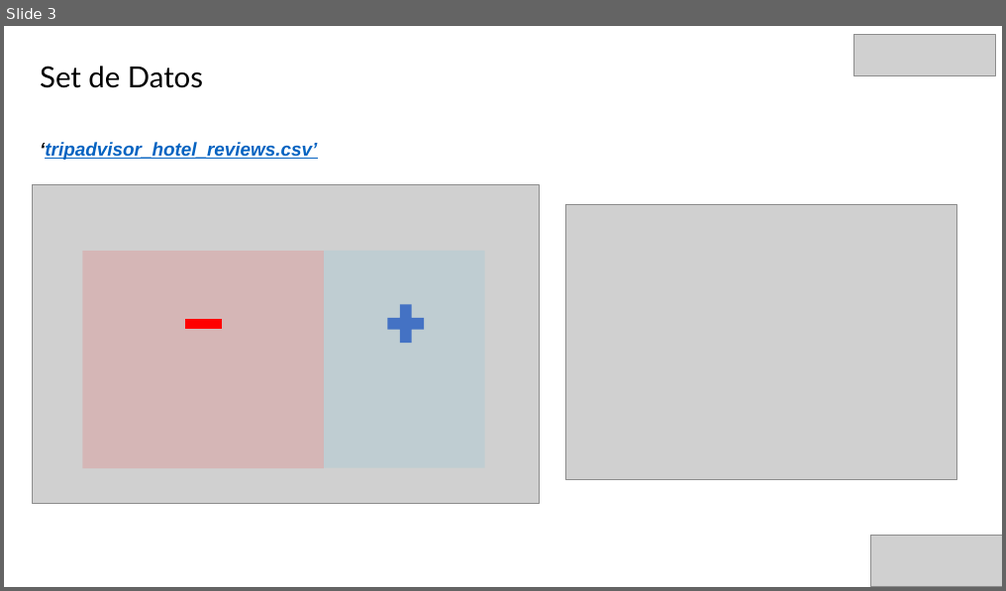
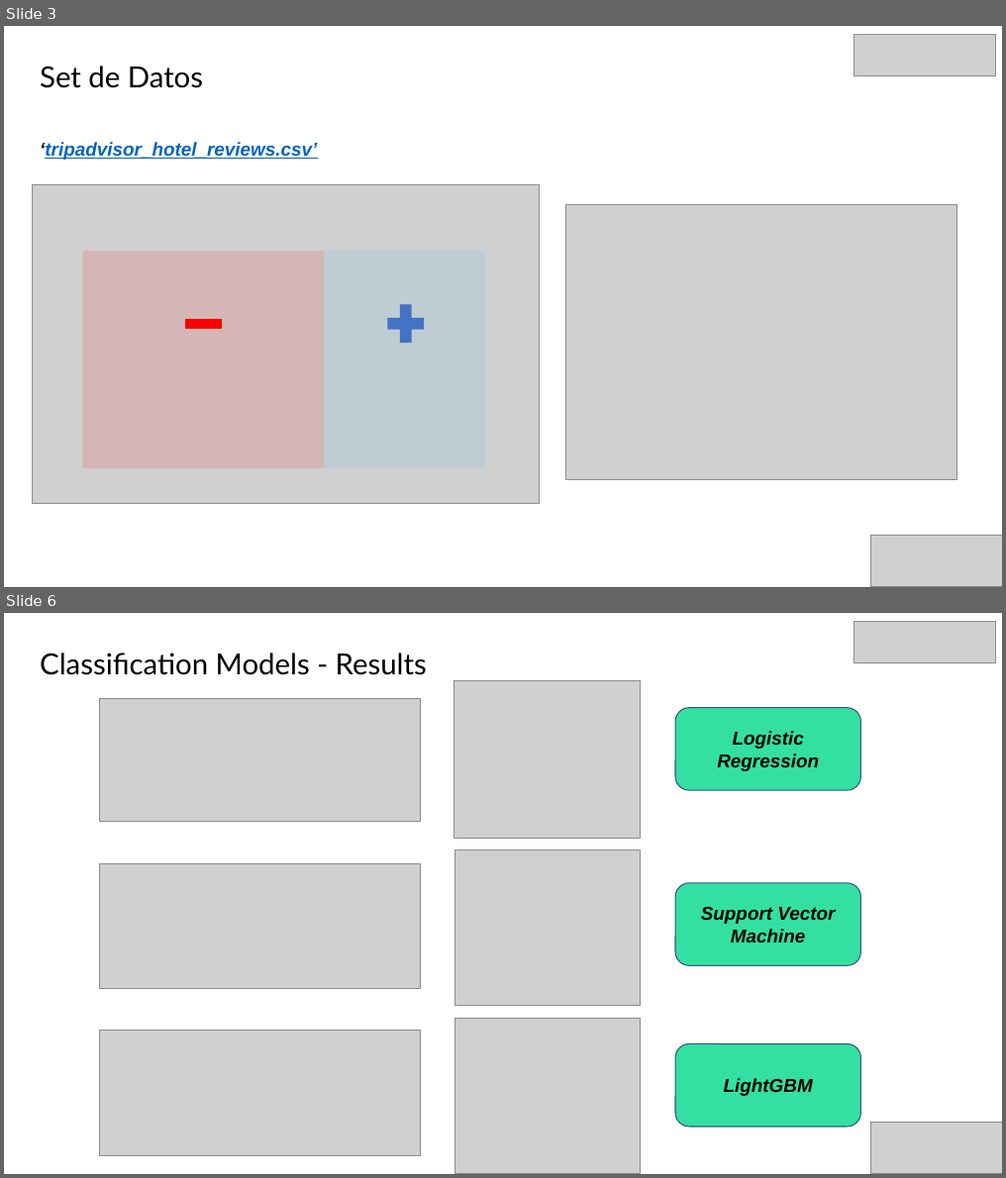
Before and after one commit to john30sg/TripAdvisorTopicModeling, a slide deck: TM_TP0G1_Zanelli_Spena_Sandoval_Biga.pptx. Shown one above the other, each under a label of ours: slide 3 before the commit, slides 3 and 6 after it; the slides between them are not shown. The pictures are 1006x591 and 1006x1178 pixels, drawn with LibreOffice and Linux fonts; fonts in the diff are those of the drawing; grey boxes stand for pictures. Boxes give left, top, right and bottom in pixels: in the first picture for what was removed or moved away, otherwise in the second. Text is boxed around its words. In the diff, an @@ line names an element or a change of style, - is before the commit and + after.

```diff
--- a/TM_TP0G1_Zanelli_Spena_Sandoval_Biga.pptx
+++ b/TM_TP0G1_Zanelli_Spena_Sandoval_Biga.pptx
@@ slide 6 added at <box>4,613,1002,1174</box>, background #FFFFFF @@
@@ picture added at <box>854,621,995,663</box> @@
@@ text added at <box>40,653,427,675</box>, 28 pt, text #000000 @@
+Classification Models - Results
@@ picture added at <box>100,698,420,821</box> @@
@@ picture added at <box>453,681,641,838</box> @@
@@ rounded rectangle added at <box>675,708,861,790</box>, fill #34E0A1, outline #31538F 1 pt, 18 pt, text #000000, bold, italic @@
+Logistic Regression
@@ picture added at <box>100,863,420,988</box> @@
@@ picture added at <box>454,851,641,1005</box> @@
@@ rounded rectangle added at <box>675,883,861,965</box>, fill #34E0A1, outline #31538F 1 pt, 18 pt, text #000000, bold, italic @@
+Support Vector Machine
@@ picture added at <box>454,1018,641,1173</box> @@
@@ picture added at <box>100,1030,420,1156</box> @@
@@ rounded rectangle added at <box>675,1045,861,1127</box>, fill #34E0A1, outline #31538F 1 pt, 18 pt, text #000000, bold, italic @@
+LightGBM
@@ picture added at <box>871,1122,1002,1174</box> @@
```
Also in this commit, not shown: 1 slide changed, 8 other slides added, 11 slides removed, 2 other files.
